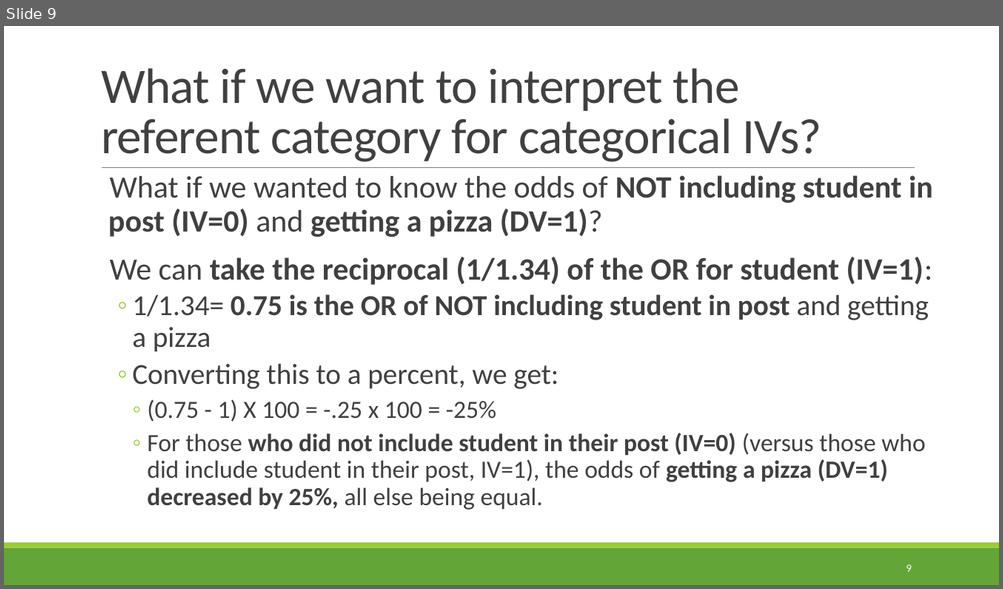
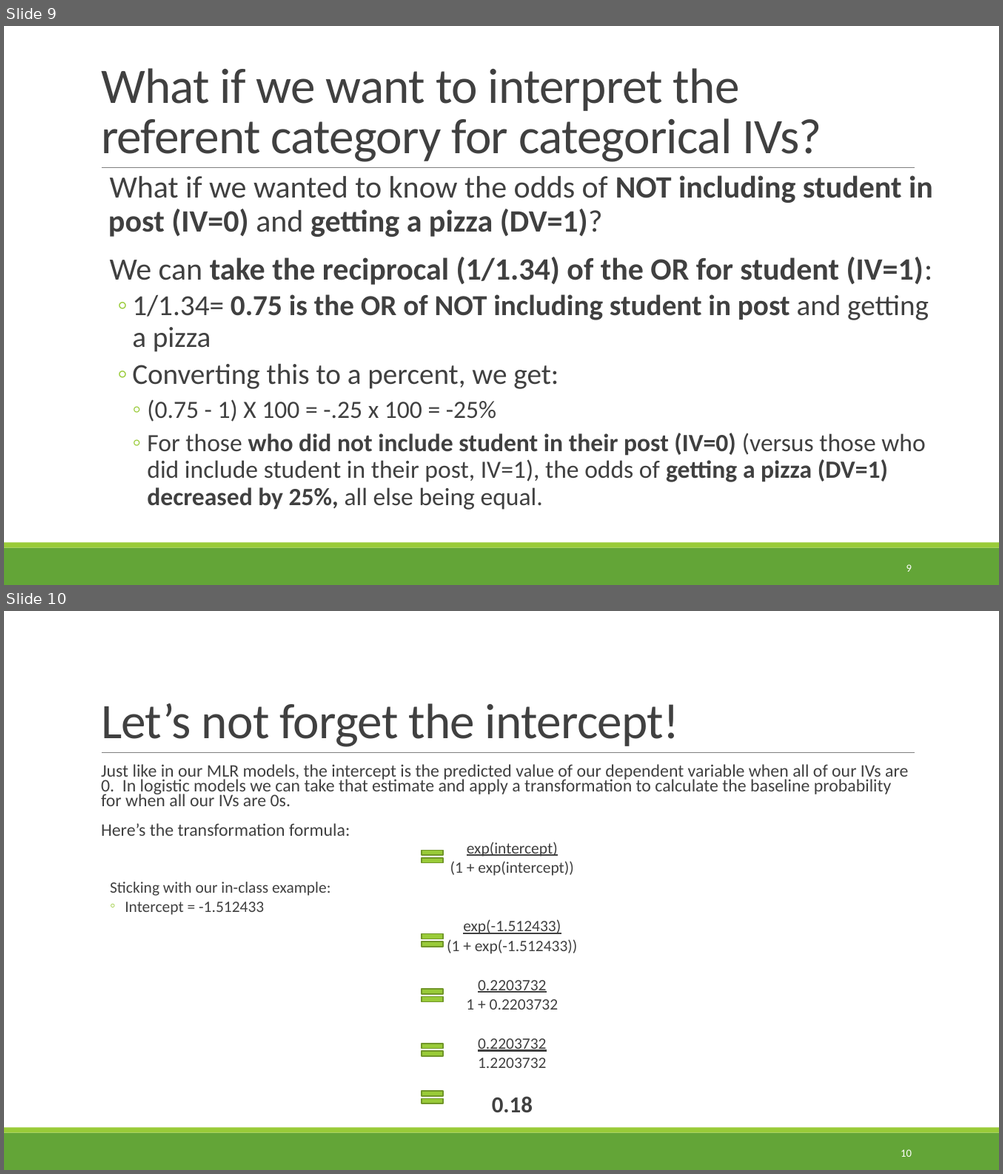
Before and after one commit to lhartigan15/LLO8200_updated, a slide deck: LogisticRegression_Interpreting Estimates.pptx. Shown one above the other, each under a label of ours: slide 9 before the commit, slides 9 and 10 after it. The pictures are 1003x589 and 1003x1174 pixels, drawn with LibreOffice and Linux fonts; fonts in the diff are those of the drawing. Boxes give left, top, right and bottom in pixels: in the first picture for what was removed or moved away, otherwise in the second. Text is boxed around its words. In the diff, an @@ line names an element or a change of style, - is before the commit and + after.

```diff
--- a/LogisticRegression_Interpreting Estimates.pptx
+++ b/LogisticRegression_Interpreting Estimates.pptx
@@ slide 10 added at box(4, 611, 999, 1170), background #FFFFFF; not listed: 3 template elements that a slide beside it also shows @@
@@ title added at box(101, 703, 679, 747), 48 pt, text #404040 @@
+Let’s not forget the intercept!
@@ text added at box(101, 764, 908, 1113), 17 pt, text #404040 @@
+  Just like in our MLR models, the intercept is the predicted value of our dependent variable when all of our IVs are 0. In logistic models we can take that estimate and apply a transformation to calculate the baseline probability for when all our IVs are 0s.
+  Here’s the transformation formula:
+  exp(intercept)
+  (1 + exp(intercept))
+  Sticking with our in-class example:
+  ◦ Intercept = -1.512433
+  exp(-1.512433)
+  (1 + exp(-1.512433))
+  0.2203732
+  1 + 0.2203732
+  0.2203732
+  1.2203732
+  0.18
@@ math equal added at box(418, 846, 447, 868), fill #99CB38, outline #719629 1.25 pt @@
@@ math equal added at box(418, 930, 447, 951), fill #99CB38, outline #719629 1.25 pt @@
@@ math equal added at box(418, 985, 447, 1006), fill #99CB38, outline #719629 1.25 pt @@
@@ math equal added at box(418, 1039, 447, 1061), fill #99CB38, outline #719629 1.25 pt @@
@@ math equal added at box(418, 1087, 447, 1109), fill #99CB38, outline #719629 1.25 pt @@
@@ page number added at box(900, 1150, 911, 1157), 10.5 pt, text #FFFFFF @@
+10
```
Also in this commit, not shown: 1 other slide added.
